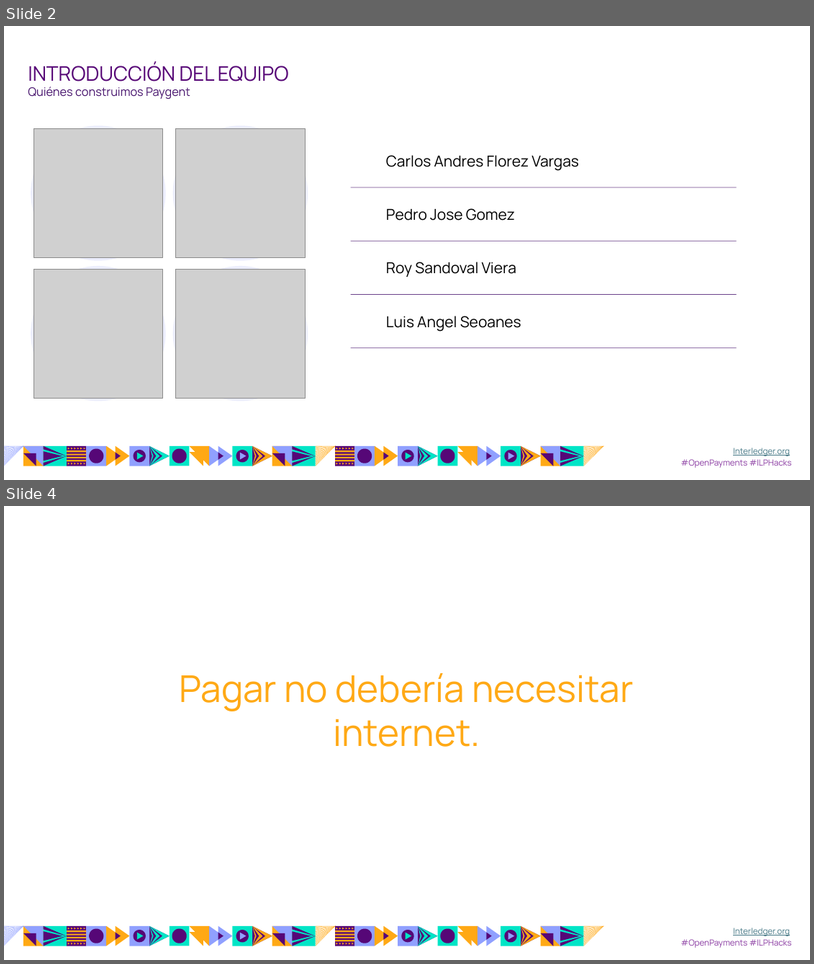
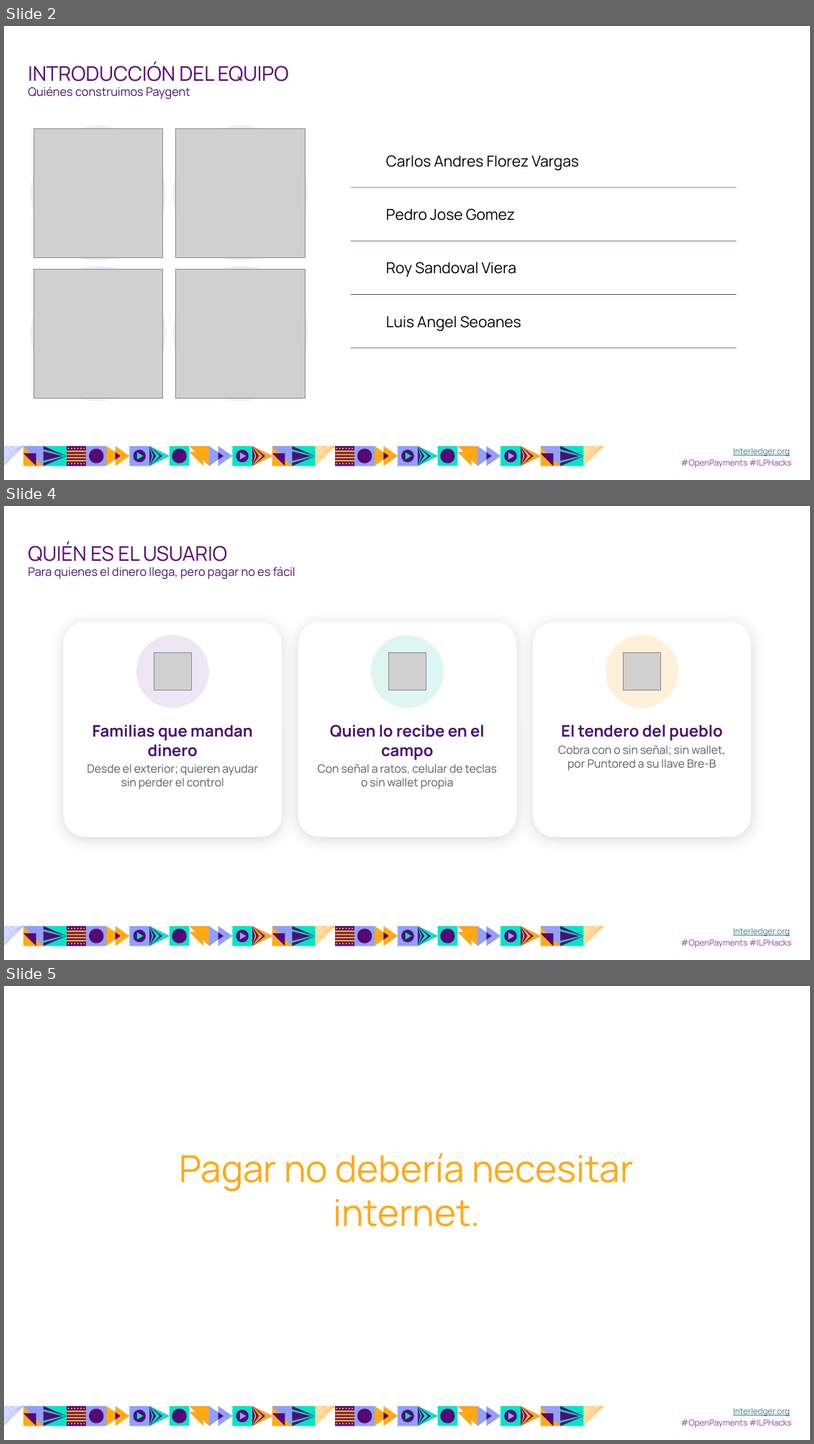
Before and after one commit to luisseoanes/paygent, a slide deck: entrega/diapositivas/paygent.pptx. Shown one above the other, each under a label of ours: slides 2 and 4 before the commit, slides 2, 4 and 5 after it; the slides between them are not shown. The pictures are 814x964 and 814x1444 pixels, drawn with LibreOffice and Linux fonts; fonts in the diff are those of the drawing; grey boxes stand for pictures; background and template pictures are left out. Boxes give left, top, right and bottom in pixels: in the first picture for what was removed or moved away, otherwise in the second. Text is boxed around its words. In the diff, an @@ line names an element or a change of style, - is before the commit and + after.

```diff
--- a/entrega/diapositivas/paygent.pptx
+++ b/entrega/diapositivas/paygent.pptx
@@ slide 4 added at (x1=4, y1=506, x2=810, y2=960), background #FFFFFF; not listed: 63 template elements that a slide beside it also shows @@
@@ text added at (x1=28, y1=542, x2=227, y2=561), 24 pt, text #560676 @@
+QUIÉN ES EL USUARIO
@@ text added at (x1=28, y1=566, x2=296, y2=579), 14 pt, text #48156E @@
+Para quienes el dinero llega, pero pagar no es fácil
@@ rounded rectangle added at (x1=63, y1=621, x2=282, y2=836), fill #FFFFFF @@
@@ ellipse added at (x1=136, y1=635, x2=209, y2=708), fill #EEE6F5 @@
@@ rounded rectangle added at (x1=298, y1=621, x2=517, y2=836), fill #FFFFFF @@
@@ ellipse added at (x1=371, y1=635, x2=444, y2=708), fill #DDF6F1 @@
@@ rounded rectangle added at (x1=533, y1=621, x2=751, y2=836), fill #FFFFFF @@
@@ ellipse added at (x1=606, y1=635, x2=679, y2=708), fill #FFF0D9 @@
@@ picture added at (x1=154, y1=652, x2=192, y2=690) @@
@@ picture added at (x1=388, y1=652, x2=427, y2=690) @@
@@ picture added at (x1=623, y1=652, x2=661, y2=690) @@
@@ text added at (x1=87, y1=724, x2=257, y2=789), 13.5 pt, text #5A5A66 @@
+Familias que mandan dinero
+Desde el exterior; quieren ayudar sin perder el control
@@ text added at (x1=318, y1=724, x2=497, y2=789), 13.5 pt, text #5A5A66 @@
+Quien lo recibe en el campo
+Con señal a ratos, celular de teclas o sin wallet propia
@@ text added at (x1=558, y1=724, x2=725, y2=770), 13.5 pt, text #5A5A66 @@
+El tendero del pueblo
+Cobra con o sin señal; sin wallet, por Puntored a su llave Bre-B
@@ what was slide 4 is now slide 5 @@
```
Also in this commit, not shown: 3 slides changed, 4 other slides added, 3 slides removed, 1 other file.
